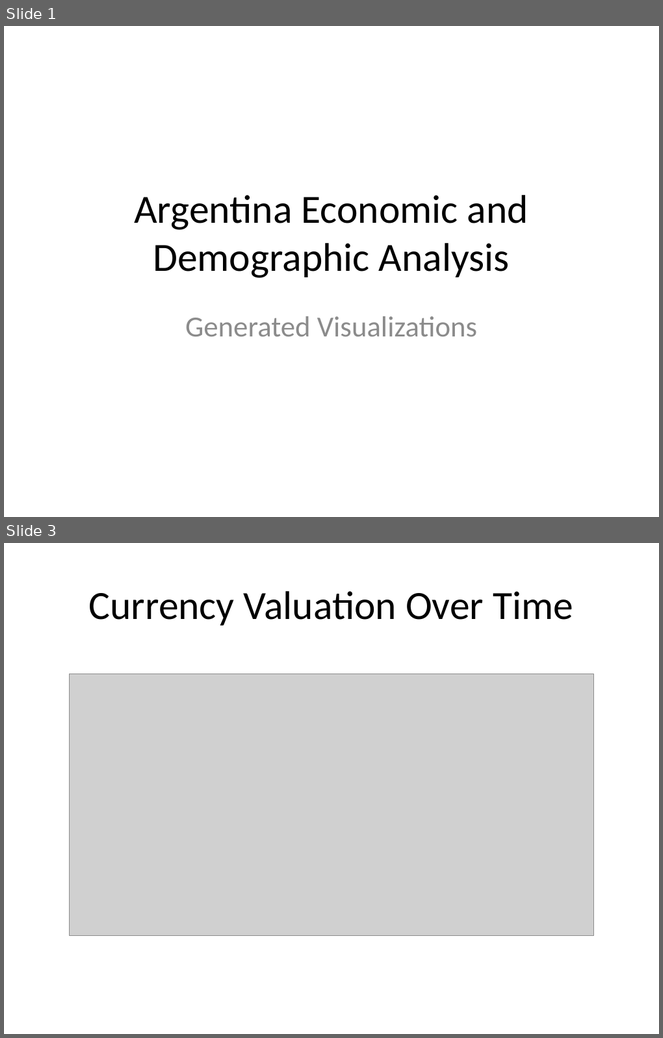
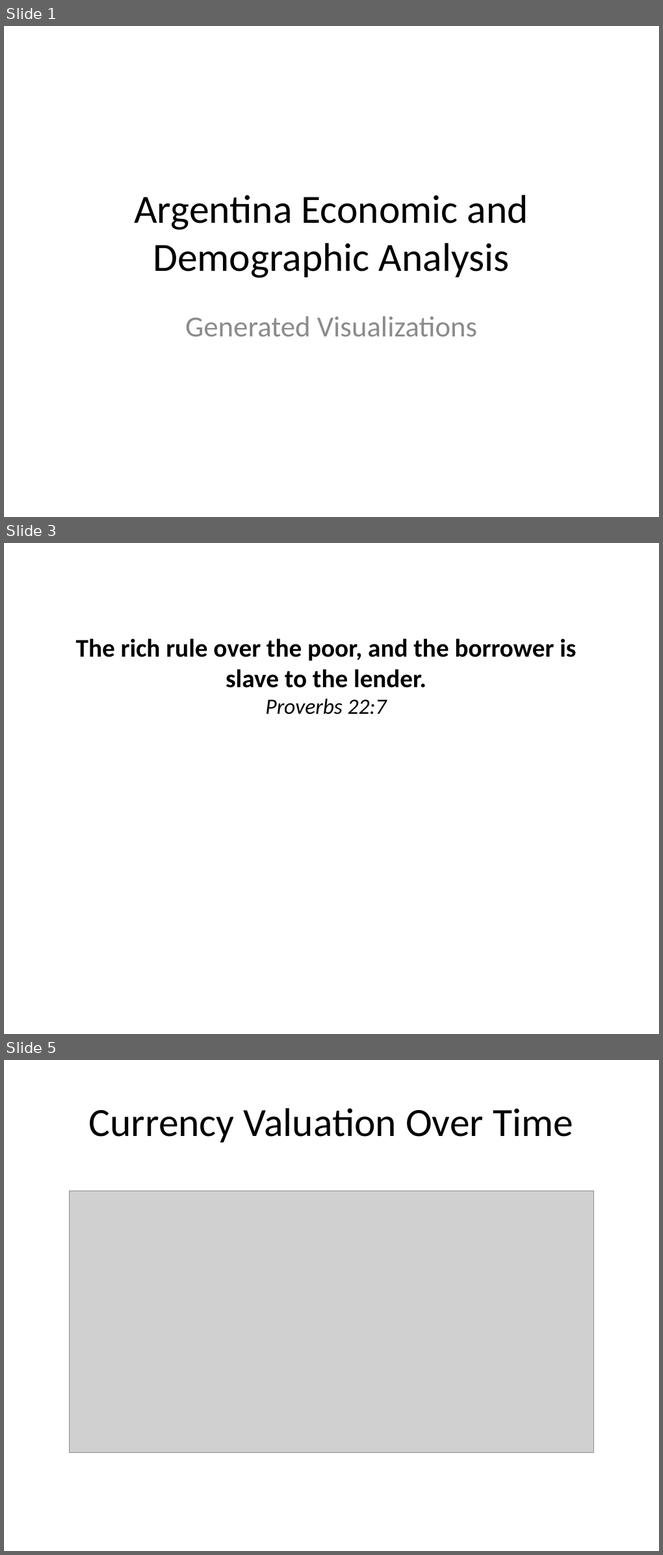
Before and after one commit to Delpen9/Argentina-Inflation, a slide deck: argentina_analysis_presentation.pptx. Shown one above the other, each under a label of ours: slides 1 and 3 before the commit, slides 1, 3 and 5 after it; the slides between them are not shown. The pictures are 663x1038 and 663x1555 pixels, drawn with LibreOffice and Linux fonts; fonts in the diff are those of the drawing; grey boxes stand for pictures. Boxes give left, top, right and bottom in pixels: in the first picture for what was removed or moved away, otherwise in the second. Text is boxed around its words. In the diff, an @@ line names an element or a change of style, - is before the commit and + after.

```diff
--- a/argentina_analysis_presentation.pptx
+++ b/argentina_analysis_presentation.pptx
@@ slide 3 added at bbox=[4, 543, 659, 1034], background #FFFFFF @@
@@ text added at bbox=[76, 639, 576, 715], 28 pt, text #000000, bold @@
+The rich rule over the poor, and the borrower is slave to the lender.
+Proverbs 22:7
@@ what was slide 3 is now slide 5 @@
```
Also in this commit, not shown: 2 slides changed, 1 other slide added, 1 other file.
